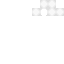
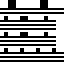
Before/after of a 64×64 layered artwork. What changed in the layer stack:
hid group "Helmet/Hair" (8 layers) over [0, 0, 64, 62]
hid "Hat_Hoodie_001.png #1" over [32, 0, 64, 16]
added group "Grad" with 7 layers above "Dress" over [0, 0, 64, 62]
added layer "被粘贴的图层 #8" in group "Grad" over [4, 0, 56, 52]
added layer "图层 #3" in group "Grad" over [0, 8, 64, 62]
added layer "图层 #2" in group "Grad" over [0, 0, 64, 62]
showed group "备份" (2 layers) over [0, 0, 64, 62]
